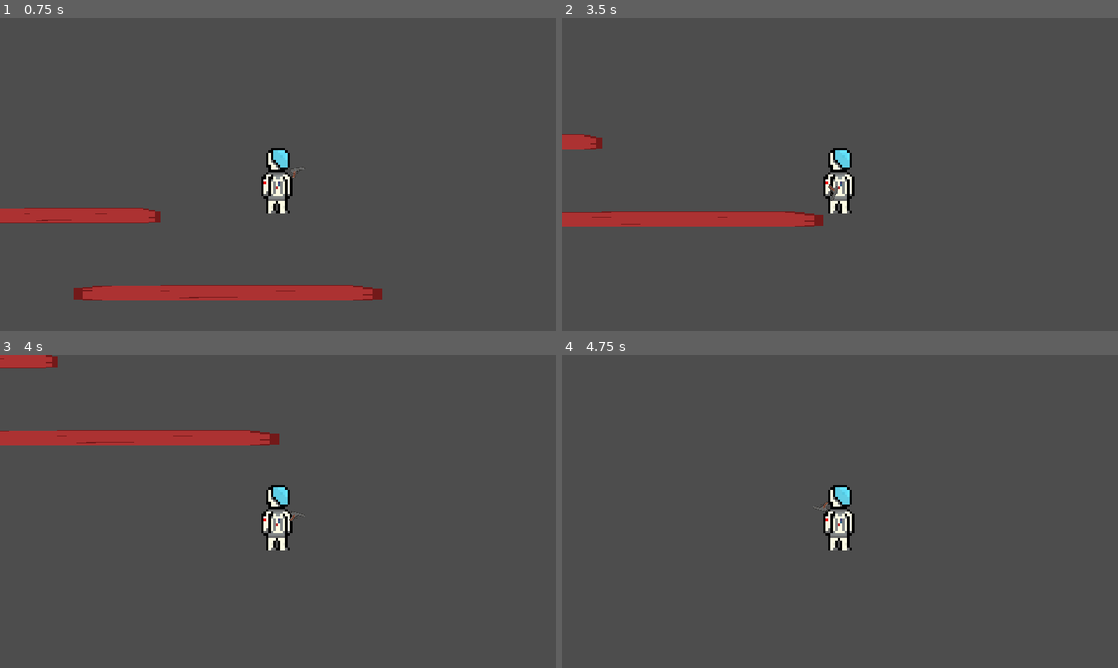
Above: before the commit, frames 1-4 (two rows, left to right).
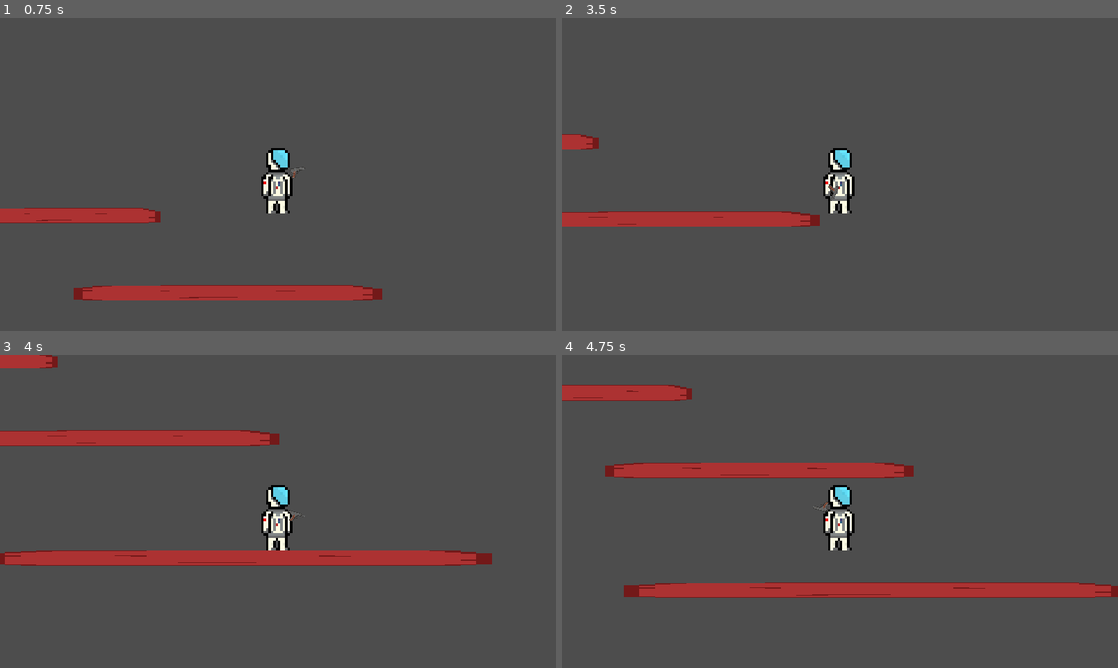
Above: after the commit, the same moments.

Repository: unoix/czarne-cwele
Game: Godot game, scene res://scenes/main.tscn
Two runs of this game, one before a commit and one after it. Both use one fixed random seed, a clock stepped at 60 frames per second and the inputs below.
Inputs (mouse positions are in pixels of both pictures, inside the frame that each line leads up to):
- Up to frame 1 (0.75 s): move the mouse to (400, 158) at 0.52 s; hold D (move_right) from 0.53 s (still down); click (400, 158) at 0.6 s
- Up to frame 2 (3.5 s): tap Space (move_jump) at 0.77, 1.52, 3.02 s; move the mouse to (728, 190) at 1.27 s; release D (move_right) at 1.28 s; hold A (move_left) 1.28-2.03 s; click (728, 190) at 1.35 s; move the mouse to (895, 105) at 2.02 s; hold D (move_right) from 2.03 s (still down); click (895, 105) at 2.1 s; move the mouse to (812, 237) at 2.77 s; click (812, 237) at 2.85 s
- Up to frame 3 (4 s): move the mouse to (444, 558) at 3.52 s; release D (move_right) at 3.53 s; hold A (move_left) from 3.53 s (still down); click (444, 558) at 3.6 s; tap Space (move_jump) at 3.77 s
- Up to frame 4 (4.75 s): keep holding A (move_left); move the mouse to (673, 464) at 4.27 s; click (673, 464) at 4.35 s; tap Space (move_jump) at 4.52 s

Frame 1 is identical in both runs. In frame 2, 0.1% of the frame differs, in the area x 3-50%, y 37-67%; in frame 3, 4.4%; in frame 4, 8.0%, in the area x 0-100%, y 9-78%.

Commit message:
sum shit

Diff:
--- a/podejscie-2/project.godot
+++ b/podejscie-2/project.godot
@@ -40,6 +40,11 @@
 "events": [Object(InputEventKey,"resource_local_to_scene":false,"resource_name":"","device":-1,"window_id":0,"alt_pressed":false,"shift_pressed":false,"ctrl_pressed":false,"meta_pressed":false,"pressed":false,"keycode":0,"physical_keycode":32,"key_label":0,"unicode":32,"echo":false,"script":null)
 ]
 }
+shoot={
+"deadzone": 0.5,
+"events": [Object(InputEventMouseButton,"resource_local_to_scene":false,"resource_name":"","device":-1,"window_id":0,"alt_pressed":false,"shift_pressed":false,"ctrl_pressed":false,"meta_pressed":false,"button_mask":1,"position":Vector2(181, 9),"global_position":Vector2(185, 50),"factor":1.0,"button_index":1,"canceled":false,"pressed":true,"double_click":false,"script":null)
+]
+}
 
 [physics]
 
--- /dev/null
+++ b/podejscie-2/scenes/bullet.tscn
@@ -0,0 +1,40 @@
+[gd_scene load_steps=6 format=3 uid="uid://iuuom3njvf26"]
+
+[ext_resource type="Texture2D" uid="uid://f8ijqhwyh4xo" path="res://textures/bullet.png" id="1_l3m77"]
+[ext_resource type="Script" path="res://scenes/scripts/bullet.gd" id="1_vosmd"]
+
+[sub_resource type="Gradient" id="Gradient_b5tpf"]
+offsets = PackedFloat32Array(0, 0.62987)
+colors = PackedColorArray(1, 1, 1, 1, 0, 0, 0, 1)
+
+[sub_resource type="GradientTexture2D" id="GradientTexture2D_hq62o"]
+gradient = SubResource("Gradient_b5tpf")
+width = 128
+height = 128
+fill = 1
+fill_from = Vector2(0.5, 0.5)
+
+[sub_resource type="CircleShape2D" id="CircleShape2D_neykc"]
+radius = 4.0
+
+[node name="Bullet" type="CharacterBody2D"]
+script = ExtResource("1_vosmd")
+
+[node name="Sprite2D" type="Sprite2D" parent="."]
+texture_filter = 1
+texture = ExtResource("1_l3m77")
+
+[node name="PointLight2D" type="PointLight2D" parent="."]
+color = Color(0.998358, 0.647813, 0.256104, 1)
+texture = SubResource("GradientTexture2D_hq62o")
+texture_scale = 0.5
+
+[node name="CollisionShape2D" type="CollisionShape2D" parent="."]
+shape = SubResource("CircleShape2D_neykc")
+
+[node name="Lifetime" type="Timer" parent="."]
+wait_time = 2.0
+one_shot = true
+autostart = true
+
+[connection signal="timeout" from="Lifetime" to="." method="_on_timer_timeout"]
--- a/podejscie-2/scenes/gun.tscn
+++ b/podejscie-2/scenes/gun.tscn
@@ -45,7 +45,7 @@
 "duration": 1.0,
 "texture": ExtResource("10_m3hft")
 }],
-"loop": true,
+"loop": false,
 "name": &"default",
 "speed": 5.0
 }]
@@ -57,3 +57,12 @@
 texture_filter = 1
 position = Vector2(32, 0)
 sprite_frames = SubResource("SpriteFrames_mnbd1")
+
+[node name="Muzzle" type="Marker2D" parent="AnimatedSprite2D"]
+position = Vector2(24, -6)
+
+[node name="Cooldown" type="Timer" parent="."]
+wait_time = 1.7
+one_shot = true
+
+[connection signal="timeout" from="Cooldown" to="." method="_on_cooldown_timeout"]
--- a/podejscie-2/scenes/main.tscn
+++ b/podejscie-2/scenes/main.tscn
@@ -1,11 +1,26 @@
-[gd_scene load_steps=4 format=3 uid="uid://dwmmqh3hhk0jk"]
+[gd_scene load_steps=5 format=3 uid="uid://dwmmqh3hhk0jk"]
 
 [ext_resource type="Script" path="res://scenes/scripts/main.gd" id="1_g0kfg"]
 [ext_resource type="PackedScene" uid="uid://bbh2bt1lmfqva" path="res://scenes/player.tscn" id="1_la2r6"]
 [ext_resource type="PackedScene" uid="uid://cabti8hl5pyv2" path="res://scenes/wall.tscn" id="2_krdlw"]
 
+[sub_resource type="Curve2D" id="Curve2D_a2mby"]
+_data = {
+"points": PackedVector2Array(0, 0, 0, 0, 15.4791, -624, 0, 0, 0, 0, 15.4791, -216, 0, 0, 0, 0, 13.7592, -216, 0, 0, 0, 0, 13.7592, -624, 0, 0, 0, 0, 15.4791, -624)
+}
+point_count = 5
+
 [node name="Main" type="Node"]
 script = ExtResource("1_g0kfg")
+
+[node name="Path2D" type="Path2D" parent="."]
+position = Vector2(792, 856)
+scale = Vector2(32.56, 1)
+curve = SubResource("Curve2D_a2mby")
+
+[node name="PathFollow2D" type="PathFollow2D" parent="Path2D"]
+position = Vector2(15.4791, -624)
+rotation = 1.5708
 
 [node name="Player" parent="." instance=ExtResource("1_la2r6")]
 position = Vector2(0, 0)
@@ -20,5 +35,9 @@
 position = Vector2(216, 448)
 scale = Vector2(12.32, 1)
 
+[node name="Wall3" parent="." instance=ExtResource("2_krdlw")]
+position = Vector2(792, 856)
+scale = Vector2(32.56, 1)
+
 [node name="StartPos" type="Marker2D" parent="."]
 position = Vector2(616, 248)
--- a/podejscie-2/scenes/player.tscn
+++ b/podejscie-2/scenes/player.tscn
@@ -1,8 +1,9 @@
-[gd_scene load_steps=5 format=3 uid="uid://bbh2bt1lmfqva"]
+[gd_scene load_steps=6 format=3 uid="uid://bbh2bt1lmfqva"]
 
 [ext_resource type="Script" path="res://scenes/scripts/player.gd" id="1_ex0uf"]
 [ext_resource type="Texture2D" uid="uid://ct3q2bxk0ouo5" path="res://textures/astronauta.png" id="1_vi5kr"]
 [ext_resource type="PackedScene" uid="uid://bgu4l15k80ln" path="res://scenes/gun.tscn" id="3_h8vbj"]
+[ext_resource type="PackedScene" uid="uid://iuuom3njvf26" path="res://scenes/bullet.tscn" id="4_tyuxr"]
 
 [sub_resource type="RectangleShape2D" id="RectangleShape2D_xp88h"]
 size = Vector2(40, 136)
@@ -31,3 +32,4 @@
 collision_mask = 128
 
 [node name="Gun" parent="." instance=ExtResource("3_h8vbj")]
+bullet_scene = ExtResource("4_tyuxr")
--- /dev/null
+++ b/podejscie-2/scenes/scripts/bullet.gd
@@ -0,0 +1,20 @@
+extends CharacterBody2D
+
+@export var Speed = 1000
+
+# Called when the node enters the scene tree for the first time.
+func start(_position, _direction):
+	rotation = _direction
+	position = _position
+	velocity = Vector2(Speed,0).rotated(rotation)
+
+
+# Called every frame. 'delta' is the elapsed time since the previous frame.
+func _physics_process(delta):
+	var collision = move_and_collide(velocity * delta)
+	if collision:
+		queue_free()
+
+
+func _on_timer_timeout():
+	queue_free()
--- a/podejscie-2/scenes/scripts/gun.gd
+++ b/podejscie-2/scenes/scripts/gun.gd
@@ -1,6 +1,8 @@
 extends Node2D
 
-
+@export var bullet_scene: PackedScene
+@export var bullet_force = 100
+var can_shoot = true
 # Called when the node enters the scene tree for the first time.
 func _ready():
 	pass # Replace with function body.
@@ -9,3 +11,19 @@
 # Called every frame. 'delta' is the elapsed time since the previous frame.
 func _process(delta):
 	look_at(get_global_mouse_position())
+	if Input.is_action_just_pressed("shoot") && can_shoot:
+		can_shoot = false
+		shoot()
+		$Cooldown.start()
+
+func shoot():
+	var bullet =  bullet_scene.instantiate()
+	$AnimatedSprite2D.play("default")
+	await get_tree().create_timer(0.6).timeout
+	bullet.start($AnimatedSprite2D/Muzzle.global_position, rotation)
+	get_tree().root.add_child(bullet)
+
+
+
+func _on_cooldown_timeout():
+	can_shoot = true
Binary file added: podejscie-2/textures/bullet.png
Not shown, added: podejscie-2/textures/bullet.png.import
Not shown, added: textures/szkielet.aseprite
